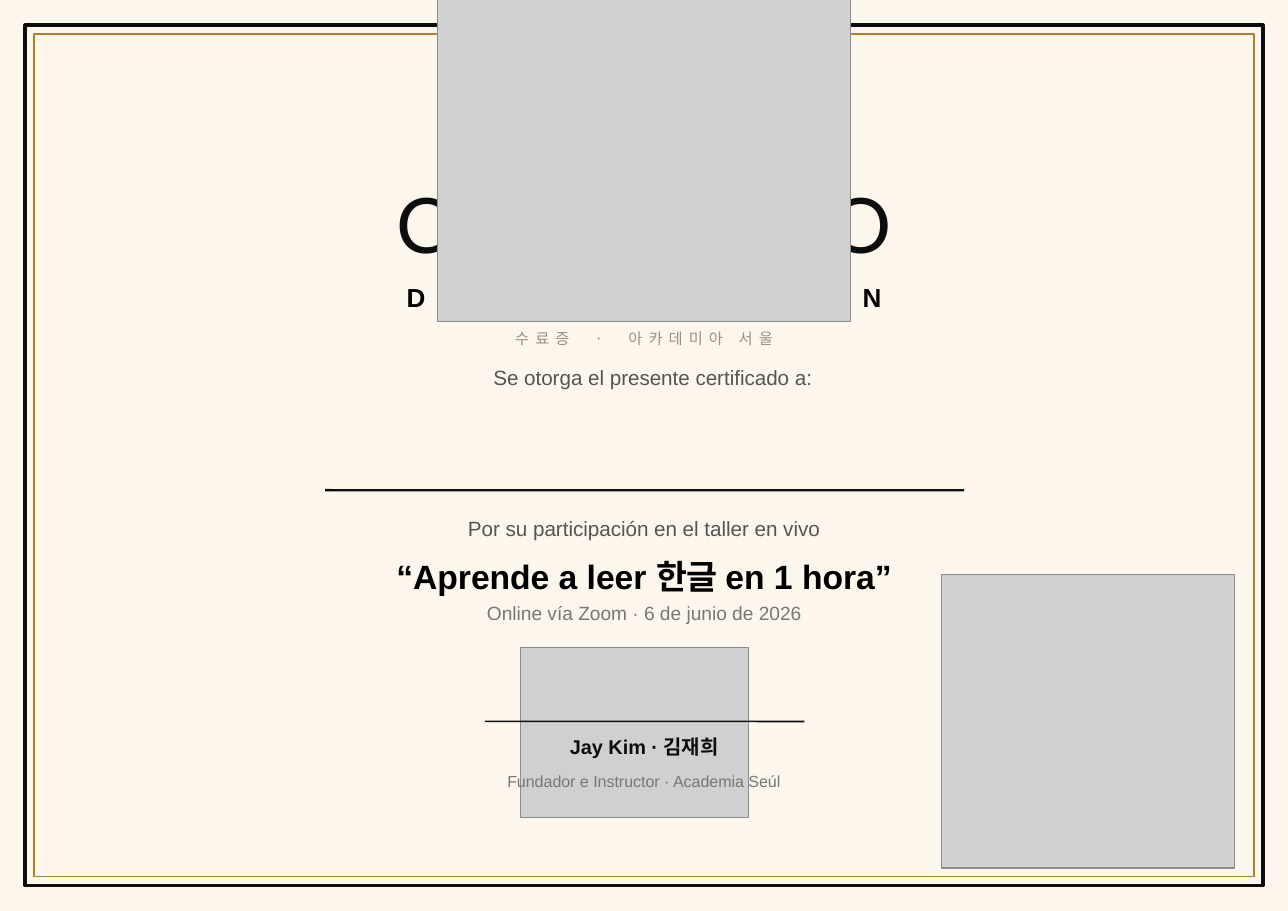
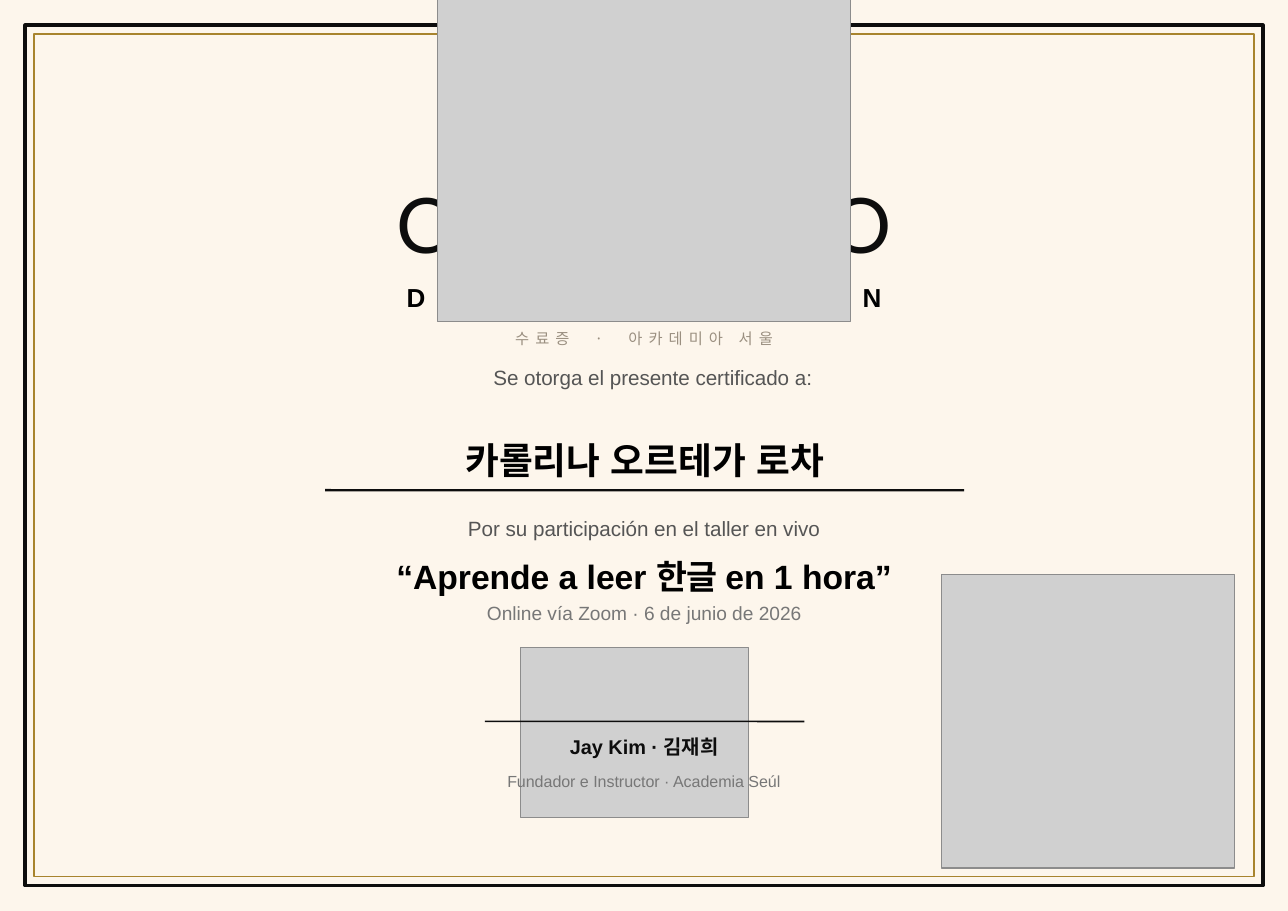
Before and after one commit to academiaseul/ACADEMIASEULWEB, a slide deck: slide 1 of Taller_6Junio/Certificados/Certificado_Taller_Hangul_PROFESIONAL.pptx. Drawn at 1288x911 pixels with LibreOffice and Linux fonts; fonts in the diff are those of the drawing; grey boxes stand for pictures. Boxes give left, top, right and bottom in pixels: in the first picture for what was removed or moved away, otherwise in the second. Text is boxed around its words. In the diff, an @@ line names an element or a change of style, - is before the commit and + after.

```diff
--- a/Taller_6Junio/Certificados/Certificado_Taller_Hangul_PROFESIONAL.pptx
+++ b/Taller_6Junio/Certificados/Certificado_Taller_Hangul_PROFESIONAL.pptx
@@ text added at <box>465,443,824,478</box>, 24 pt, text #000000, bold @@
+카롤리나 오르테가 로차
```
Also in this commit, not shown: 25 other files.
